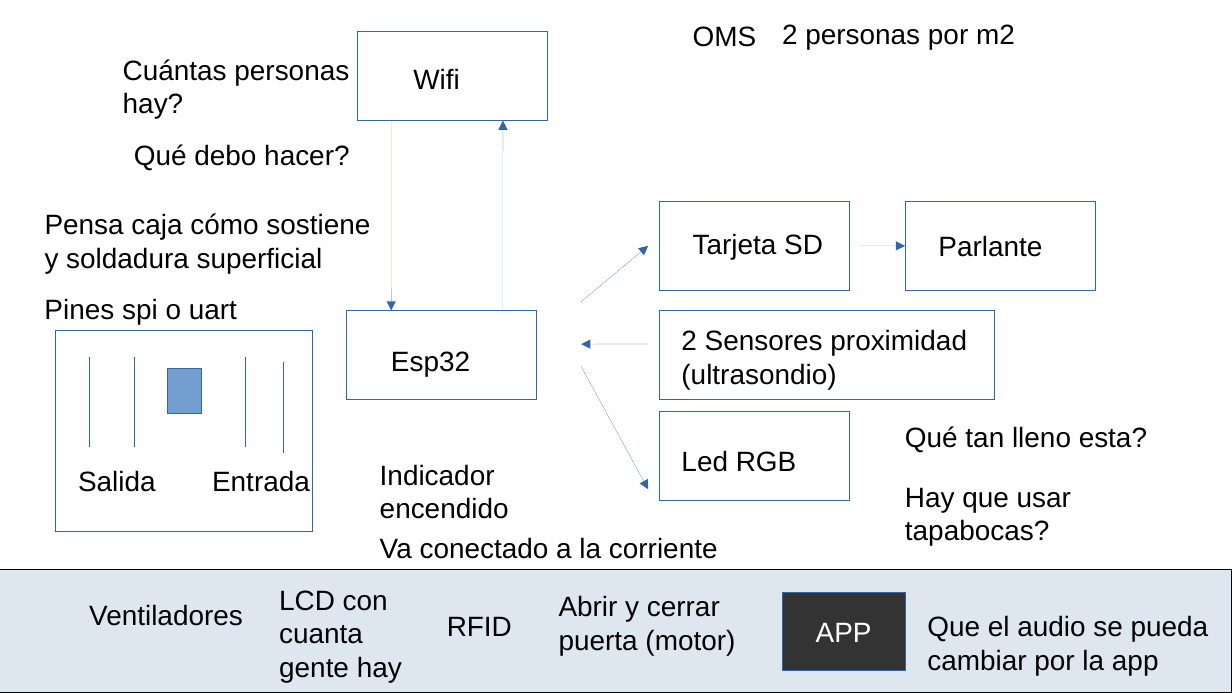
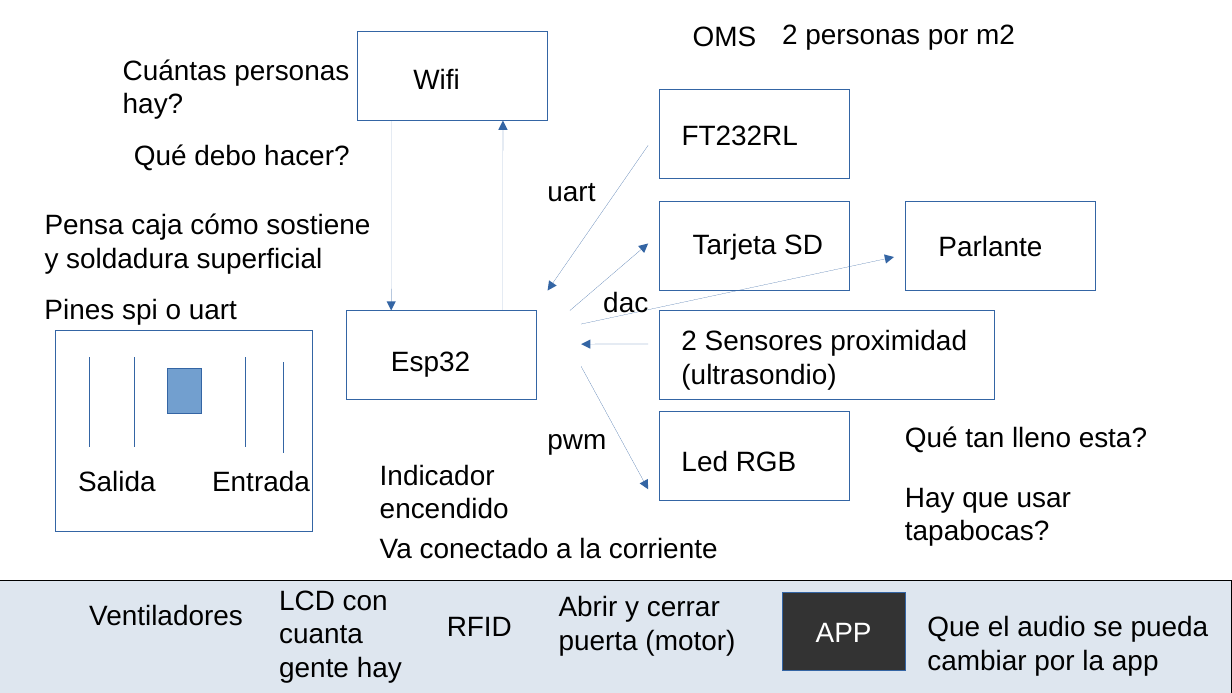
Before and after one commit to screinac/controlador-de-aforo, a slide deck: slide 1 of EsquemaSugerenciasProfe.odp. Drawn at 1232x693 pixels with LibreOffice and Linux fonts; fonts in the diff are those of the drawing. Boxes give left, top, right and bottom in pixels: in the first picture for what was removed or moved away, otherwise in the second. Text is boxed around its words. In the diff, an @@ line names an element or a change of style, - is before the commit and + after.

```diff
--- a/EsquemaSugerenciasProfe.odp
+++ b/EsquemaSugerenciasProfe.odp
@@ rectangle added at <box>660,89,850,179</box>, fill #FFFFFF, outline #3465A4 0 pt @@
@@ arrow added from (648, 145) to (548, 291), #3465A4 0 pt @@
@@ text added at <box>682,125,798,146</box>, 18 pt, text #000000 @@
+FT232RL
@@ text added at <box>547,183,595,202</box>, 18 pt, text #000000 @@
+uart
@@ arrow moved from (581, 302) - (648, 246) to (570, 311) - (648, 244) @@
@@ arrow moved from (861, 246) - (906, 246) to (581, 324) - (894, 257) @@
@@ text added at <box>603,291,648,317</box>, 18 pt, text #000000 @@
+dac
@@ text added at <box>547,434,606,454</box>, 18 pt, text #000000 @@
+pwm
@@ rectangle: place and size @@
-rectangle at <box>0,570,1232,693</box>
+rectangle at <box>0,581,1232,693</box>
```
Also in this commit, not shown: 2 other files.
